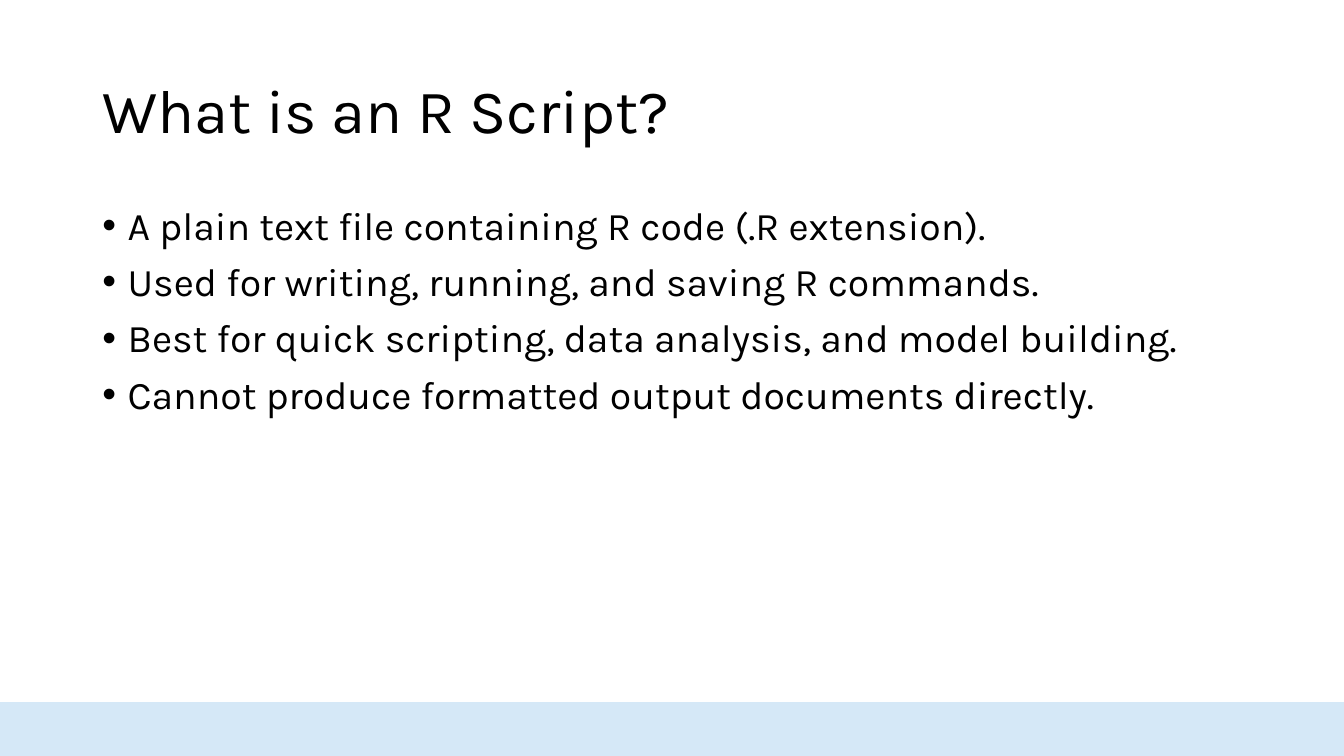
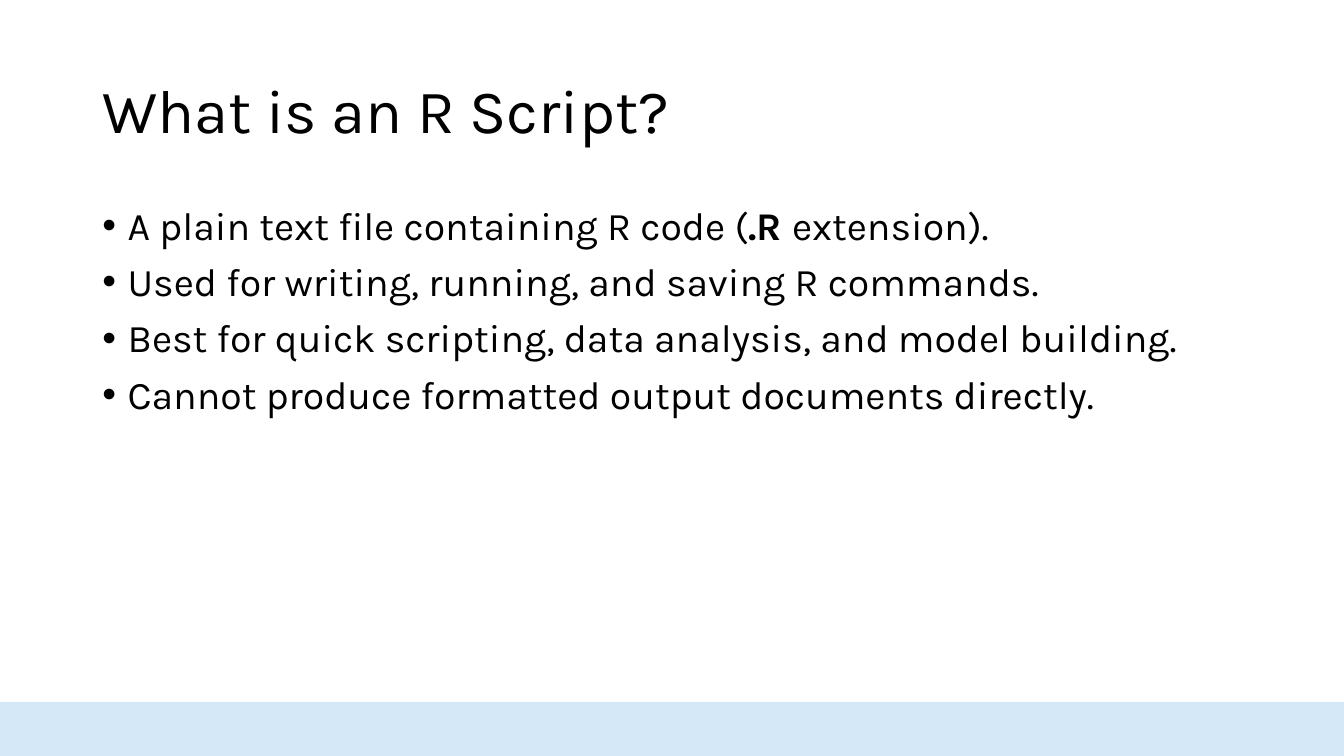
Before and after one commit to HopkinsIDD/seroanalytics_workshop, a slide deck: slide 8 of Lecture 1/Lecture 1.pptx. Drawn at 1344x756 pixels with LibreOffice and Linux fonts; fonts in the diff are those of the drawing; background and template pictures are left out. Boxes give left, top, right and bottom in pixels: in the first picture for what was removed or moved away, otherwise in the second. Text is boxed around its words. In the diff, an @@ line names an element or a change of style, - is before the commit and + after.

```diff
--- a/Lecture 1/Lecture 1.pptx
+++ b/Lecture 1/Lecture 1.pptx
@@ text at bbox=[128, 211, 989, 250]: bold on in "(.R" @@
```
Also in this commit, not shown: 6 other slides changed, 2 other files.
